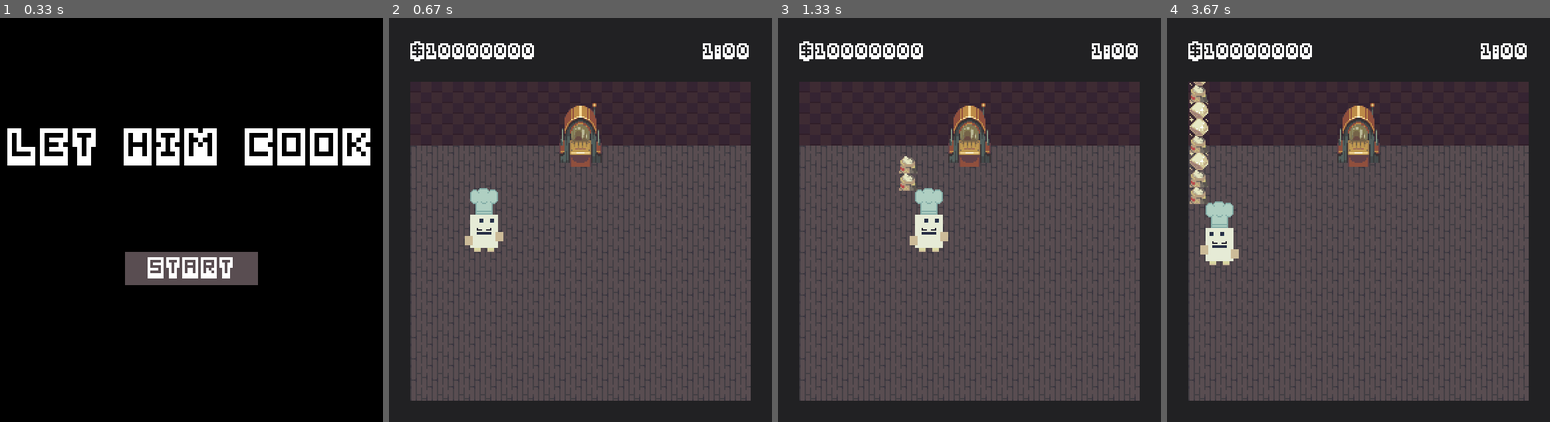
Above: before the commit, frames 1-4 (left to right).
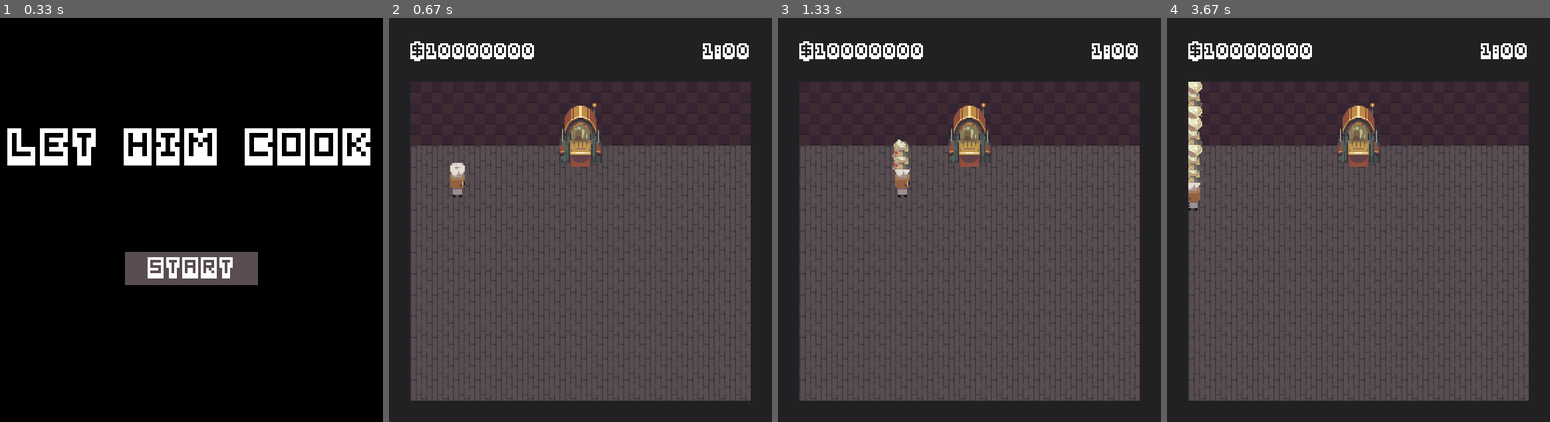
Above: after the commit, the same moments.

Repository: Feiyang0303/Let-Him-Cook
Game: pygame game, started from main.py
Two runs of this game, one before a commit and one after it. Both use one fixed random seed, a clock stepped at 60 frames per second and the inputs below.
Inputs:
- Up to frame 1 (0.33 s): no input
- Up to frame 2 (0.67 s): click "START" at 0.38 s
- Up to frame 3 (1.33 s): tap Space at 0.67, 1.07 s; hold D from 1 s (still down)
- Up to frame 4 (3.67 s): tap Space at 1.37, 1.57, 1.9, 2.2, 2.4, 2.7, 2.97, 3.3, 3.6 s; release D at 1.47 s; hold W 1.5-1.8 s; hold D 1.83-2.3 s; tap Shift at 1.98, 3.38 s; hold A 2.33-2.87 s; hold S 2.9-3.2 s; hold A 3.23-3.63 s

Frame 1 is identical in both runs. In frame 2, 1.3% of the frame differs, in the area x 15-30%, y 35-58%; in frame 3, 1.6%; in frame 4, 2.4%, in the area x 5-19%, y 15-62%.

Commit message:
Added New Player Sprites and changed player hitbox
Changed sprites and made hitbox 7x7 pixels to fit the sprite.

Diff:
--- a/items.py
+++ b/items.py
@@ -72,5 +72,5 @@
 
     def draw(self):
         for i, item in enumerate(self.items):
-            pos = self.game.player.pos
-            item.draw(pos, z=(i + 1) * 0.8)
+            pos = pg.Vector2(self.game.player.pos.x-0.3, self.game.player.pos.y)
+            item.draw(pos, z=(i + 3) * 0.6)
--- a/player.py
+++ b/player.py
@@ -32,9 +32,9 @@
         self.game = game
         self.pos = pg.Vector2(2, 2)
         self.hitbox = pg.Vector2(PLAYER_HITBOX_HEIGHT, PLAYER_HITBOX_WIDTH)
-        self.spriteRect = pg.Rect(0, 0, 47*PPU, 50*PPU)
-
-        self.sprite = pg.transform.scale(pg.image.load("sprites/player/chef-South.png"), self.spriteRect.size)
+        self.spriteRect = pg.Rect(-3*PPU, -19*PPU, 13*PPU, 26*PPU)
+
+        self.sprite = pg.transform.scale(pg.image.load("new-sprites/player/player-s.png"), self.spriteRect.size)
         # self.sprite = pg.transform.scale(pg.image.load("sprites/Cookie.png"), self.spriteRect.size) -> old code
 
         self.velocity = pg.Vector2(0, 0)
@@ -73,14 +73,14 @@
 
     def set_sprite(self):
         if self.dir.x == 1:
-            self.sprite = pg.transform.scale(pg.image.load("sprites/player/chef-East.png"), self.spriteRect.size)
+            self.sprite = pg.transform.scale(pg.image.load("new-sprites/player/player-e.png"), self.spriteRect.size)
         elif self.dir.x == -1:
-            self.sprite = pg.transform.scale(pg.image.load("sprites/player/chef-West.png"), self.spriteRect.size)
+            self.sprite = pg.transform.scale(pg.image.load("new-sprites/player/player-w.png"), self.spriteRect.size)
 
         if self.dir.y == -1:
-            self.sprite = pg.transform.scale(pg.image.load("sprites/player/chef-North.png"), self.spriteRect.size)
+            self.sprite = pg.transform.scale(pg.image.load("new-sprites/player/player-n.png"), self.spriteRect.size)
         elif self.dir.y == 1:
-            self.sprite = pg.transform.scale(pg.image.load("sprites/player/chef-South.png"), self.spriteRect.size)
+            self.sprite = pg.transform.scale(pg.image.load("new-sprites/player/player-s.png"), self.spriteRect.size)
 
     def move(self):
         keys = pg.key.get_pressed()
@@ -187,7 +187,7 @@
             self.pos.y = WORLD_HEIGHT - self.hitbox.y
 
     def get_selected_tile(self):
-        rounded_pos = pg.Vector2(round(self.pos.x), round(self.pos.y))
+        rounded_pos = pg.Vector2(int(self.pos.x + PLAYER_HITBOX_WIDTH/2), int(self.pos.y + PLAYER_HITBOX_HEIGHT/2))
         selected_pos = rounded_pos + self.dir
         self.selected_building = self.game.world.get(int(selected_pos.x), int(selected_pos.y))
         if not isinstance(self.selected_building, Building):
@@ -200,4 +200,11 @@
         if self.selected_building != None:
             self.selected_building.draw_highlighted()
 
+        # hitbox = pg.Surface((PPU*7, PPU*7))
+        # self.game.world_renderer.draw_object(self, hitbox, offset=pg.Vector2(0, 0))
+
+        # hitbox = pg.Surface((PPU*2, PPU*2))
+        # hitbox.fill((255, 0, 0))
+        # self.game.world_renderer.draw_object(self, hitbox, offset=pg.Vector2(0, 0), pos=self.rounded_pos)
+
         self.inventory.draw()
--- a/savesystem.py
+++ b/savesystem.py
@@ -28,16 +28,16 @@
     try:
       with open('gamesave.json','r') as f:
           game_state = json.load(f)
-          building_storage = game_state["building_layer"]
+          # building_storage = game_state["building_layer"]
           game.player.pos = pg.Vector2(game_state["playerx"], game_state["playery"])
 
           # for building_tile in building_storage:
           #    if building_tile != "empty":
           #       building_storage[building_tile] = building_storage
-          for row in building_storage:
-              for i, building_tile in enumerate(row):
-                  if building_tile == "empty":
-                      row[i] = building_storage
+          # for row in building_storage:
+          #     for i, building_tile in enumerate(row):
+          #         if building_tile == "empty":
+          #             row[i] = building_storage
 
 
 
--- a/settings.py
+++ b/settings.py
@@ -27,8 +27,8 @@
 
 BACKGROUND_COLOUR = (33, 33, 35)
 
-PLAYER_HITBOX_HEIGHT = 0.8
-PLAYER_HITBOX_WIDTH = 0.8
+PLAYER_HITBOX_HEIGHT = 7/16
+PLAYER_HITBOX_WIDTH = 7/16
 
 PLAYER_MAX_SPEED = 8
 PLAYER_TIME_TO_MAX = 0.02
Binary file added: new-sprites/player/player-e.png
Binary file added: new-sprites/player/player-n.png
Binary file added: new-sprites/player/player-s.png
Binary file added: new-sprites/player/player-se.png
Binary file added: new-sprites/player/player-sw.png
Binary file added: new-sprites/player/player-w.png
